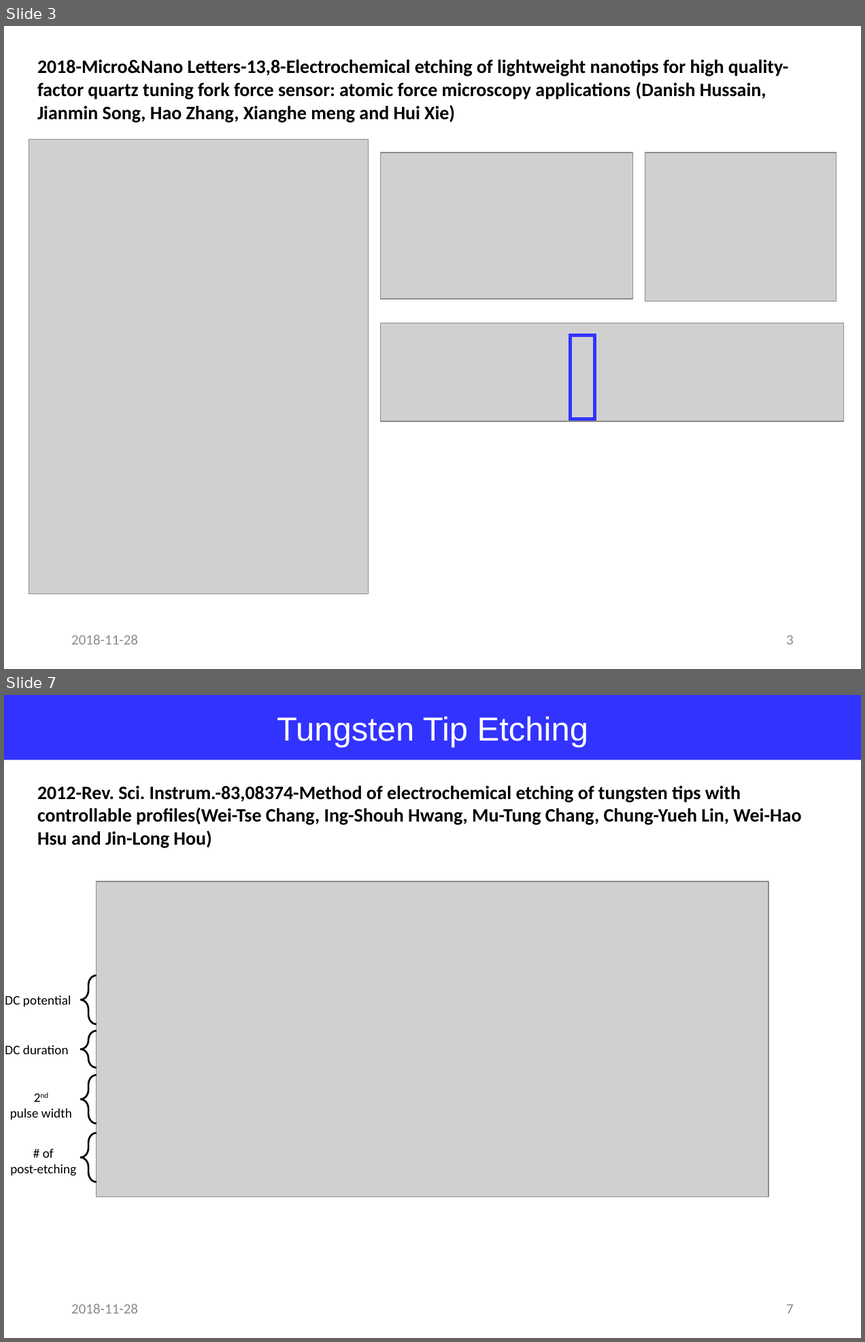
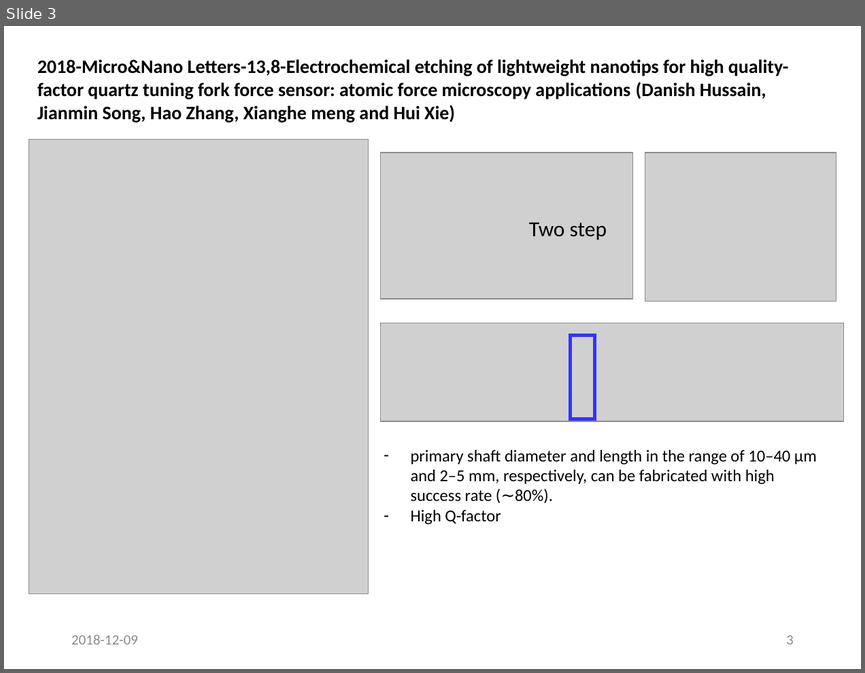
Before and after one commit to jglee96/NBTP_Lab, a slide deck: 랩미팅/201812/1812 W Tip 논문 정리 (Jong).pptx. Shown one above the other, each under a label of ours: slides 3 and 7 before the commit, slide 3 after it; the slides between them are not shown. The pictures are 865x1342 and 865x673 pixels, drawn with LibreOffice and Linux fonts; fonts in the diff are those of the drawing; grey boxes stand for pictures. Boxes give left, top, right and bottom in pixels: in the first picture for what was removed or moved away, otherwise in the second. Text is boxed around its words. In the diff, an @@ line names an element or a change of style, - is before the commit and + after.

```diff
--- a/랩미팅/201812/1812 W Tip 논문 정리 (Jong).pptx
+++ b/랩미팅/201812/1812 W Tip 논문 정리 (Jong).pptx
@@ slide 7 removed at [4, 695, 861, 1338], background #FFFFFF @@
@@ rectangle removed at [4, 695, 861, 760] @@
-Tungsten Tip Etching
@@ text removed at [37, 785, 801, 848] @@
-2012-Rev. Sci. Instrum.-83,08374-Method of electrochemical etching of tungsten tips with controllable profiles(Wei-Tse Chang, Ing-Shouh Hwang, Mu-Tung Chang, Chung-Yueh Lin, Wei-Hao Hsu and Jin-Long Hou)
@@ picture removed at [96, 881, 768, 1196] @@
@@ left brace removed at [80, 975, 96, 1024] @@
@@ text removed at [5, 995, 71, 1006] @@
-DC potential
@@ left brace removed at [80, 1031, 96, 1068] @@
@@ text removed at [5, 1045, 69, 1054] @@
-DC duration
@@ left brace removed at [80, 1074, 96, 1123] @@
@@ text removed at [10, 1108, 72, 1119] @@
-2nd
-pulse width
@@ left brace removed at [80, 1133, 96, 1182] @@
@@ text removed at [10, 1148, 76, 1176] @@
-# of
-post-etching
@@ text removed at [71, 1304, 138, 1313] @@
-2018-11-28
@@ page number removed at [786, 1304, 793, 1313] @@
-7
@@ slide 3 changed as well @@
@@ text added at [529, 222, 606, 240], 18 pt, text #000000 @@
+Two step
@@ text added at [411, 450, 817, 524], 14 pt, text #000000 @@
+– primary shaft diameter and length in the range of 10–40 μm and 2–5 mm, respectively, can be fabricated with high success rate (∼80%).
+– High Q-factor
@@ text at [71, 635, 138, 644]: text changed @@
-2018-11-28
+2018-12-09
```
Also in this commit, not shown: 4 other slides changed, 1 slide added, 5 other slides removed.
